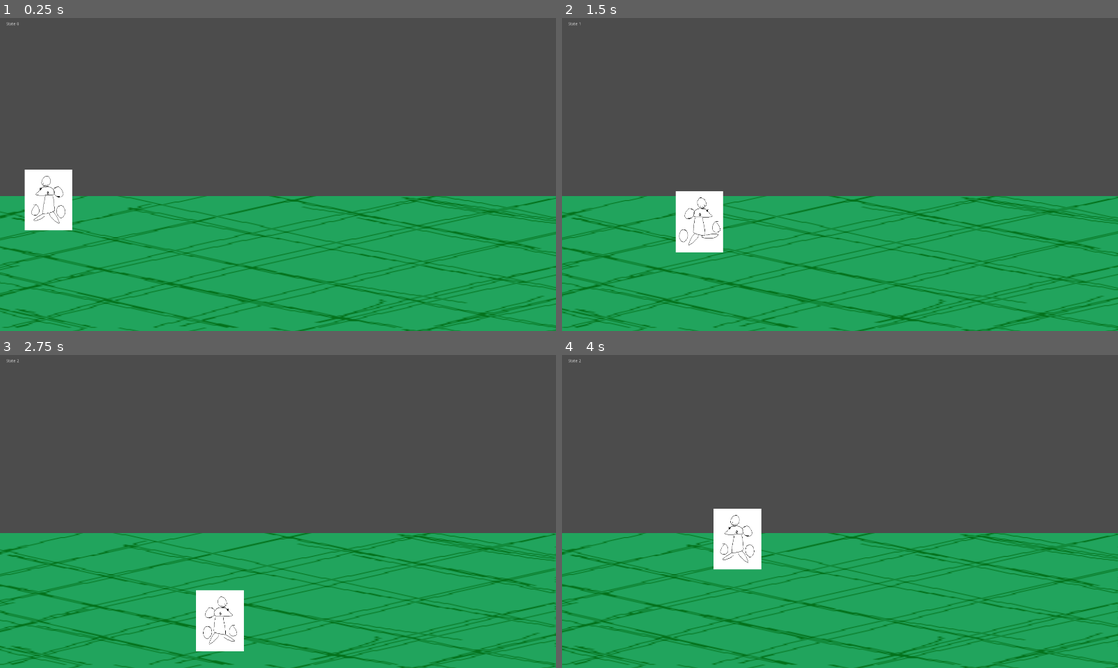
Above: before the commit, frames 1-4 (two rows, left to right).
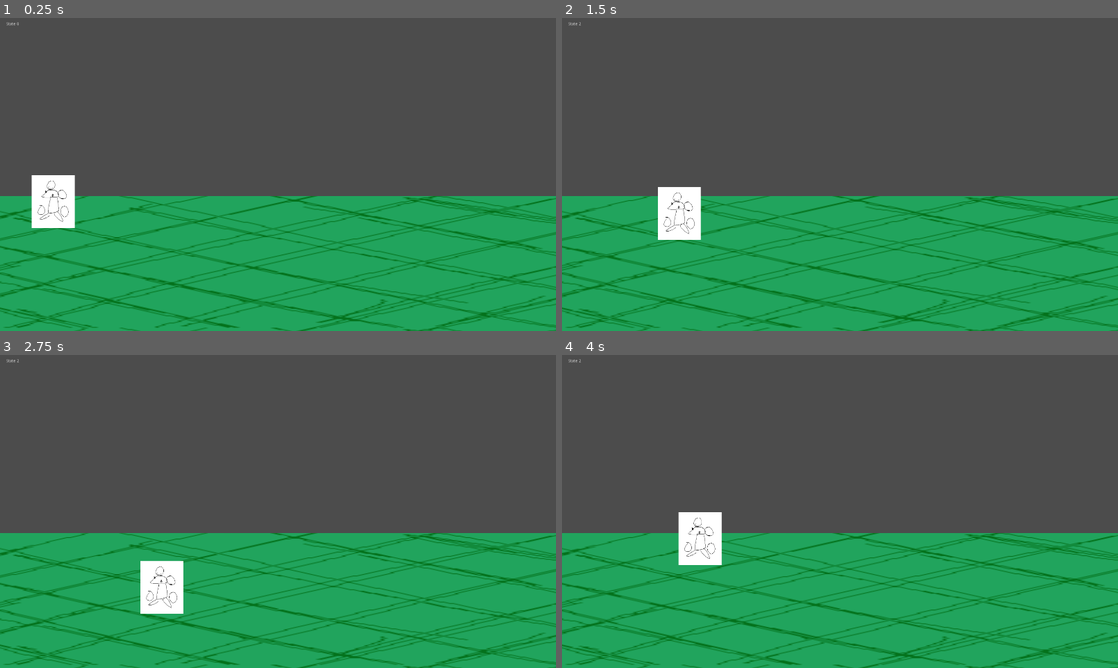
Above: after the commit, the same moments.

Repository: Milarkins/Rat
Game: Godot game, scene res://Node2D.tscn
Same seed, same stepped clock (60 frames per second), same inputs: the game is played once before the commit and once after it.
Inputs:
- Up to frame 1 (0.25 s): no input
- Up to frame 2 (1.5 s): tap Enter at 0.5 s; hold D (right) 0.53-1.28 s; tap K (attack_H) at 0.6 s; tap Space (jump) at 0.77, 1.07 s; tap J (attack_L) at 0.8, 1.35 s; hold S (down) from 1.28 s (still down)
- Up to frame 3 (2.75 s): tap Space (jump) at 1.52, 1.55, 1.82 s; release S (down) at 2.03 s; hold D (right) from 2.03 s (still down); hold Space (jump) from 2.03 s (still down); tap K (attack_H) at 2.3 s
- Up to frame 4 (4 s): release D (right) at 2.78 s; release Space (jump) at 2.78 s; hold W (up) 2.78-3.53 s; tap K (attack_H) at 2.85 s; tap Space (jump) at 3.02, 3.32 s; tap J (attack_L) at 3.05, 3.6 s; hold A (left) from 3.53 s (still down); hold Space (jump) from 3.53 s (still down)

The runs differ from the first frame. In frame 1, 1.0% of the frame differs, in the area x 0-100%, y 48-100%; in frame 2, 7.1%; in frame 3, 10%, in the area x 0-100%, y 56-100%; in frame 4, 9.2%.

Commit message:
0.0.2
Signed-off-by: Mischa Larkins <Mischalarkins06@gmail.com>

Diff:
--- a/Node2D.tscn
+++ b/Node2D.tscn
@@ -1,6 +1,6 @@
 [gd_scene load_steps=5 format=2]
 
-[ext_resource path="res://Nodes/Player.tscn" type="PackedScene" id=1]
+[ext_resource path="res://Nodes/Player/Player.tscn" type="PackedScene" id=1]
 [ext_resource path="res://Scripts/Debug.gd" type="Script" id=2]
 [ext_resource path="res://Textures/grass.png" type="Texture" id=3]
 [ext_resource path="res://Nodes/Camera2D.tscn" type="PackedScene" id=4]
@@ -17,11 +17,12 @@
 region_rect = Rect2( 0.1, 0.1, 500, 200 )
 
 [node name="Player" parent="." instance=ExtResource( 1 )]
-position = Vector2( 172, 136 )
+position = Vector2( 184, 630 )
 
 [node name="Camera2D" parent="." instance=ExtResource( 4 )]
 position = Vector2( 0, -3 )
 scale = Vector2( 0.822315, 0.918369 )
+player = NodePath(".")
 
 [node name="CanvasLayer" type="CanvasLayer" parent="."]
 
--- a/Nodes/Player.tscn
+++ /dev/null
@@ -1,123 +0,0 @@
-[gd_scene load_steps=9 format=2]
-
-[ext_resource path="res://Scripts/PlayerFSM.gd" type="Script" id=1]
-[ext_resource path="res://Textures/RatPlaceholder.png" type="Texture" id=2]
-[ext_resource path="res://Textures/RatPlaceholderMove.png" type="Texture" id=3]
-
-[sub_resource type="CapsuleShape2D" id=4]
-radius = 59.0
-height = 92.0
-
-[sub_resource type="CapsuleShape2D" id=3]
-radius = 54.5
-height = 9.0
-
-[sub_resource type="Animation" id=5]
-resource_name = "Idle"
-tracks/0/type = "value"
-tracks/0/path = NodePath("Sprite:position")
-tracks/0/interp = 1
-tracks/0/loop_wrap = true
-tracks/0/imported = false
-tracks/0/enabled = true
-tracks/0/keys = {
-"times": PoolRealArray( 0 ),
-"transitions": PoolRealArray( 1 ),
-"update": 0,
-"values": [ Vector2( 0, -23 ) ]
-}
-tracks/1/type = "value"
-tracks/1/path = NodePath("Sprite:texture")
-tracks/1/interp = 1
-tracks/1/loop_wrap = true
-tracks/1/imported = false
-tracks/1/enabled = true
-tracks/1/keys = {
-"times": PoolRealArray( 0 ),
-"transitions": PoolRealArray( 1 ),
-"update": 1,
-"values": [ ExtResource( 2 ) ]
-}
-
-[sub_resource type="Animation" id=6]
-resource_name = "Jump"
-length = 0.5
-tracks/0/type = "value"
-tracks/0/path = NodePath("Sprite:position")
-tracks/0/interp = 1
-tracks/0/loop_wrap = true
-tracks/0/imported = false
-tracks/0/enabled = true
-tracks/0/keys = {
-"times": PoolRealArray( 0, 0.2, 0.4 ),
-"transitions": PoolRealArray( 1, 1, 1 ),
-"update": 0,
-"values": [ Vector2( 0, -23 ), Vector2( 0, -63 ), Vector2( 0, -23 ) ]
-}
-tracks/1/type = "value"
-tracks/1/path = NodePath(".:jumped")
-tracks/1/interp = 1
-tracks/1/loop_wrap = true
-tracks/1/imported = false
-tracks/1/enabled = true
-tracks/1/keys = {
-"times": PoolRealArray( 0, 0.4 ),
-"transitions": PoolRealArray( 1, 1 ),
-"update": 1,
-"values": [ true, false ]
-}
-tracks/2/type = "method"
-tracks/2/path = NodePath(".")
-tracks/2/interp = 1
-tracks/2/loop_wrap = true
-tracks/2/imported = false
-tracks/2/enabled = true
-tracks/2/keys = {
-"times": PoolRealArray( 0.5 ),
-"transitions": PoolRealArray( 1 ),
-"values": [ {
-"args": [ 0 ],
-"method": "set_state"
-} ]
-}
-
-[sub_resource type="Animation" id=7]
-resource_name = "Move"
-tracks/0/type = "value"
-tracks/0/path = NodePath("Sprite:texture")
-tracks/0/interp = 1
-tracks/0/loop_wrap = true
-tracks/0/imported = false
-tracks/0/enabled = true
-tracks/0/keys = {
-"times": PoolRealArray( 0 ),
-"transitions": PoolRealArray( 1 ),
-"update": 1,
-"values": [ ExtResource( 3 ) ]
-}
-
-[node name="Player" type="KinematicBody2D"]
-script = ExtResource( 1 )
-
-[node name="Sprite" type="Sprite" parent="."]
-position = Vector2( 0, -23 )
-scale = Vector2( 0.926554, 1.15385 )
-texture = ExtResource( 2 )
-
-[node name="HitBox" type="Area2D" parent="Sprite"]
-position = Vector2( 0, 19.9333 )
-scale = Vector2( 1.07927, 0.866664 )
-
-[node name="CollisionShape2D" type="CollisionShape2D" parent="Sprite/HitBox"]
-position = Vector2( 0, -23 )
-shape = SubResource( 4 )
-
-[node name="CollisionShape2D" type="CollisionShape2D" parent="."]
-position = Vector2( 0, 27.5 )
-rotation = 1.5708
-shape = SubResource( 3 )
-
-[node name="AnimationPlayer" type="AnimationPlayer" parent="."]
-anims/Idle = SubResource( 5 )
-anims/Jump = SubResource( 6 )
-anims/Move = SubResource( 7 )
--- /dev/null
+++ b/Nodes/Player/Hitbox.tscn
@@ -0,0 +1,10 @@
+[gd_scene load_steps=2 format=2]
+
+[sub_resource type="CapsuleShape2D" id=1]
+radius = 52.0
+height = 42.0
+
+[node name="Hitbox" type="Area2D"]
+
+[node name="CollisionShape2D" type="CollisionShape2D" parent="."]
+shape = SubResource( 1 )
--- /dev/null
+++ b/Nodes/Player/Player.tscn
@@ -0,0 +1,22 @@
+[gd_scene load_steps=5 format=2]
+
+[ext_resource path="res://Nodes/Player/Hitbox.tscn" type="PackedScene" id=1]
+[ext_resource path="res://Scripts/Player.gd" type="Script" id=2]
+[ext_resource path="res://Textures/RatPlaceholder.png" type="Texture" id=3]
+
+[sub_resource type="RectangleShape2D" id=1]
+extents = Vector2( 51.5, 28 )
+
+[node name="Player" type="KinematicBody2D"]
+script = ExtResource( 2 )
+
+[node name="Sprite" type="Sprite" parent="."]
+scale = Vector2( 0.840001, 1 )
+texture = ExtResource( 3 )
+
+[node name="Hitbox" parent="Sprite" instance=ExtResource( 1 )]
+scale = Vector2( 1.19047, 1 )
+
+[node name="Collision" type="CollisionShape2D" parent="."]
+position = Vector2( -0.5, 44 )
+shape = SubResource( 1 )
--- /dev/null
+++ b/Scripts/Player.gd
@@ -0,0 +1,52 @@
+extends KinematicBody2D
+class_name player
+
+#State Machine
+func set_state(state): current_state = state
+var current_state = IDLE
+enum {
+#movement
+	IDLE,
+	MOVING,
+	JUMPING,
+#attacks
+	LIGHT_ATTACK,
+	HEAVY_ATTACK,
+	LIGHT_AIR_ATTACK,
+	HEAVY_AIR_ATTACK
+}
+
+const speed = 450
+var velocity = Vector2.ZERO
+
+func _process(delta):
+	velocity = Vector2(
+		Input.get_action_raw_strength("right") - Input.get_action_raw_strength("left"),
+		Input.get_action_raw_strength("down") - Input.get_action_raw_strength("up")
+	).normalized()
+
+	if current_state != JUMPING:
+		if velocity != Vector2.ZERO:
+			set_state(MOVING)
+		if velocity == Vector2.ZERO:
+			set_state(IDLE)
+	if Input.is_action_pressed("jump"):
+		set_state(JUMPING)
+
+#Data Matching
+func _physics_process(delta):
+	match current_state:
+		IDLE:
+			pass
+		JUMPING:
+			move_and_slide(velocity * (speed/2))
+		MOVING:
+			move_and_slide(velocity * speed)
+		LIGHT_ATTACK:
+			pass
+		HEAVY_ATTACK:
+			pass
+		LIGHT_AIR_ATTACK:
+			pass
+		HEAVY_AIR_ATTACK:
+			pass
--- a/Scripts/PlayerFSM.gd
+++ /dev/null
@@ -1,81 +0,0 @@
-extends KinematicBody2D
-
-#States
-enum {
-	#movement
-	IDLE,
-	MOVING,
-	JUMPING,
-	#attacks
-	LIGHT_ATTACK,
-	HEAVY_ATTACK,
-	LIGHT_AIR_ATTACK,
-	HEAVY_AIR_ATTACK
-}
-
-const speed = 450
-var velocity = Vector2.ZERO
-
-var fliped = false
-onready var anim = $AnimationPlayer
-
-var current_state = IDLE
-
-func _process(delta):
-	other()
-
-	if current_state != JUMPING:
-		if velocity != Vector2.ZERO:
-			set_state(MOVING)
-		else:
-			set_state(IDLE)
-		if Input.is_action_pressed("jump"):
-			set_state(JUMPING)
-		if Input.is_action_just_pressed("attack_L"):
-			set_state(LIGHT_ATTACK)
-		if Input.is_action_just_pressed("attack_H"):
-			set_state(HEAVY_ATTACK)
-	else:
-		if Input.is_action_just_pressed("attack_L"):
-			set_state(LIGHT_AIR_ATTACK)
-		if Input.is_action_just_pressed("attack_H"):
-			set_state(HEAVY_AIR_ATTACK)
-
-func _physics_process(delta):
-	match current_state:
-		IDLE:
-			anim.play("Idle")
-		JUMPING:
-			anim.play("Jump")
-			move()
-		MOVING:
-			anim.play("Move")
-			move()
-		LIGHT_ATTACK:
-			pass
-		HEAVY_ATTACK:
-			pass
-		LIGHT_AIR_ATTACK:
-			pass
-		HEAVY_AIR_ATTACK:
-			pass
-
-func set_state(state):
-	current_state = state
-
-#non-state machine
-func jump():
-	pass
-
-func move():
-	move_and_slide(velocity.normalized() * speed)
-	if(velocity.x > 0 and fliped == false):
-		fliped = true
-	elif(velocity.x < 0 and fliped != false):
-		fliped = false
-
-func other():
-	velocity.x = Input.get_action_raw_strength("right") - Input.get_action_raw_strength("left")
-	velocity.y = Input.get_action_raw_strength("down") - Input.get_action_raw_strength("up")
-	position.y = clamp(position.y, 1080 * 0.6, 1080 * 0.93)
-	$Sprite.flip_h = fliped
--- a/project.godot
+++ b/project.godot
@@ -7,6 +7,16 @@
 ;   param=value ; assign values to parameters
 
 config_version=4
+
+_global_script_classes=[ {
+"base": "KinematicBody2D",
+"class": "player",
+"language": "GDScript",
+"path": "res://Scripts/Player.gd"
+} ]
+_global_script_class_icons={
+"player": ""
+}
 
 [application]
 
Binary file added: Textures/RatPlaceholderPunch.png
Not shown, added: Textures/RatPlaceholderPunch.png.import
